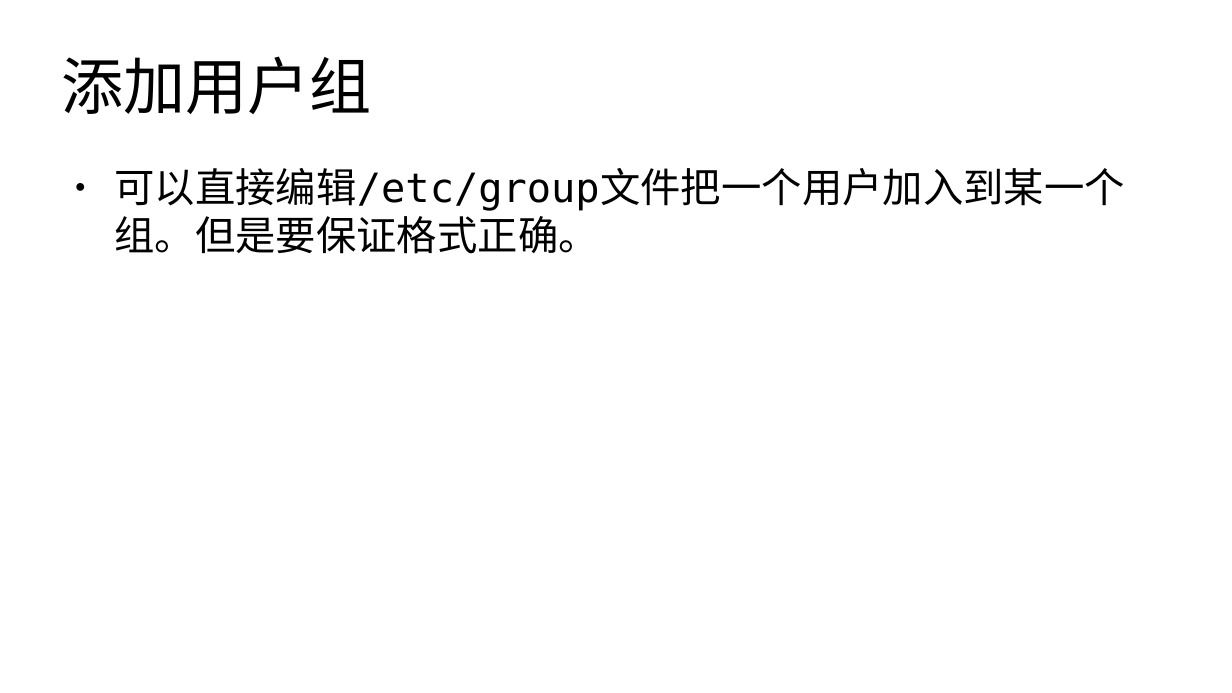
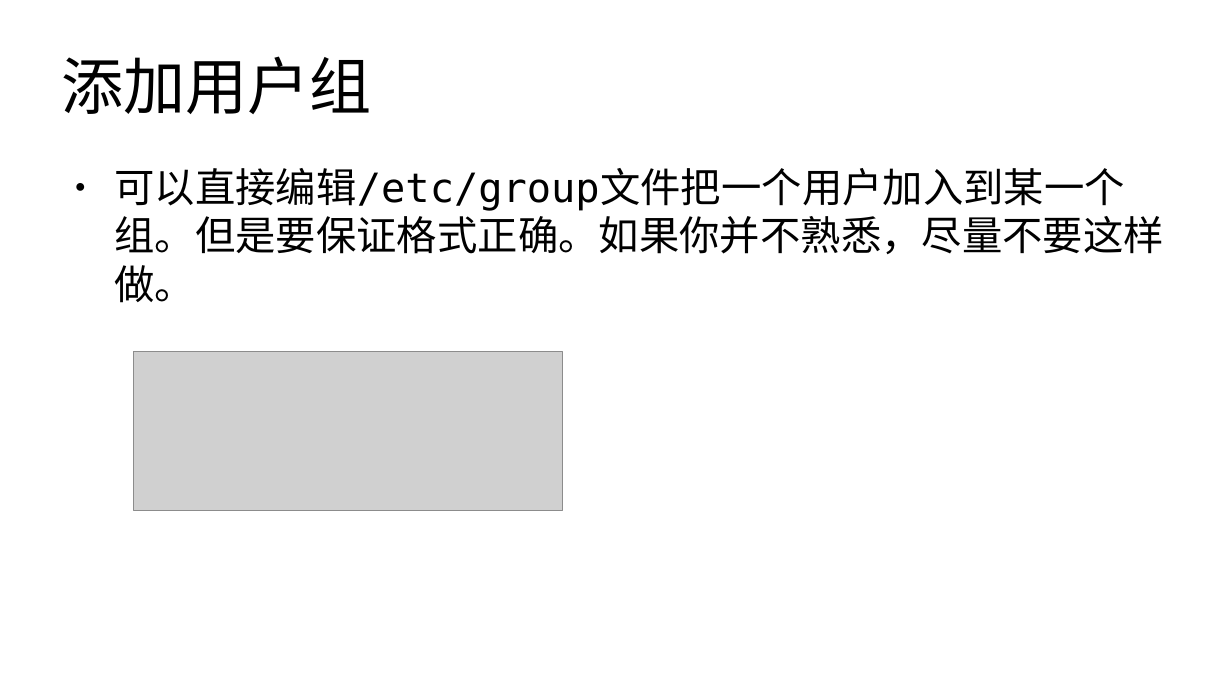
Before and after one commit to master-genius/linux-system, a slide deck: slide 19 of materials/slides/ch03-user.odp (slide 21 before the commit). Drawn at 1232x693 pixels with LibreOffice and Linux fonts; fonts in the diff are those of the drawing; grey boxes stand for pictures. Boxes give left, top, right and bottom in pixels: in the first picture for what was removed or moved away, otherwise in the second. Text is boxed around its words. In the diff, an @@ line names an element or a change of style, - is before the commit and + after.

```diff
--- a/materials/slides/ch03-user.odp
+++ b/materials/slides/ch03-user.odp
@@ text at (114,168,1164,303): text changed @@
-● 可以直接编辑/etc/group文件把一个用户加入到某一个组。但是要保证格式正确。
+● 可以直接编辑/etc/group文件把一个用户加入到某一个组。但是要保证格式正确。如果你并不熟悉，尽量不要这样做。
@@ picture added at (133,352,562,511) @@
```
Also in this commit, not shown: 2 slides added, 2 slides removed, 6 other files.
